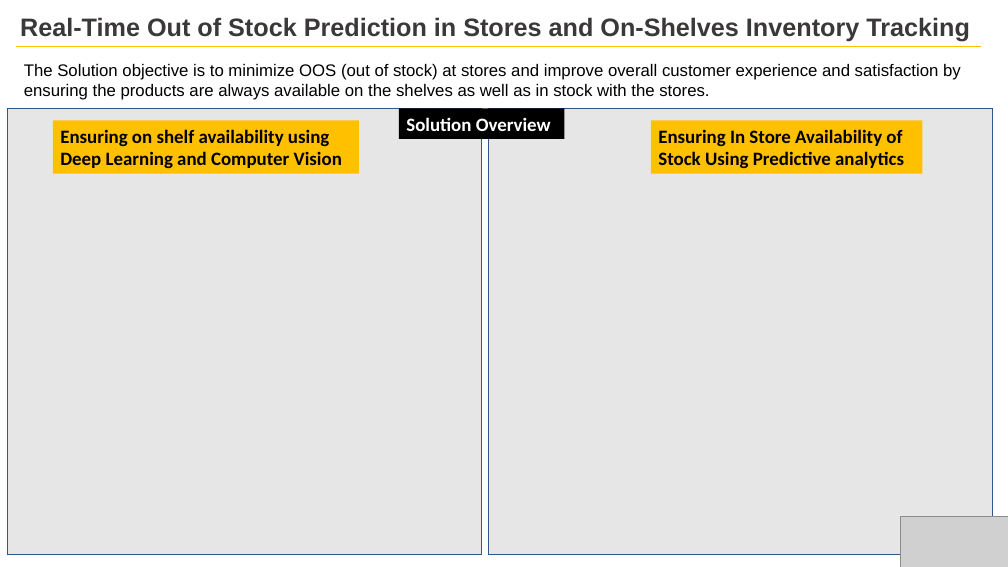
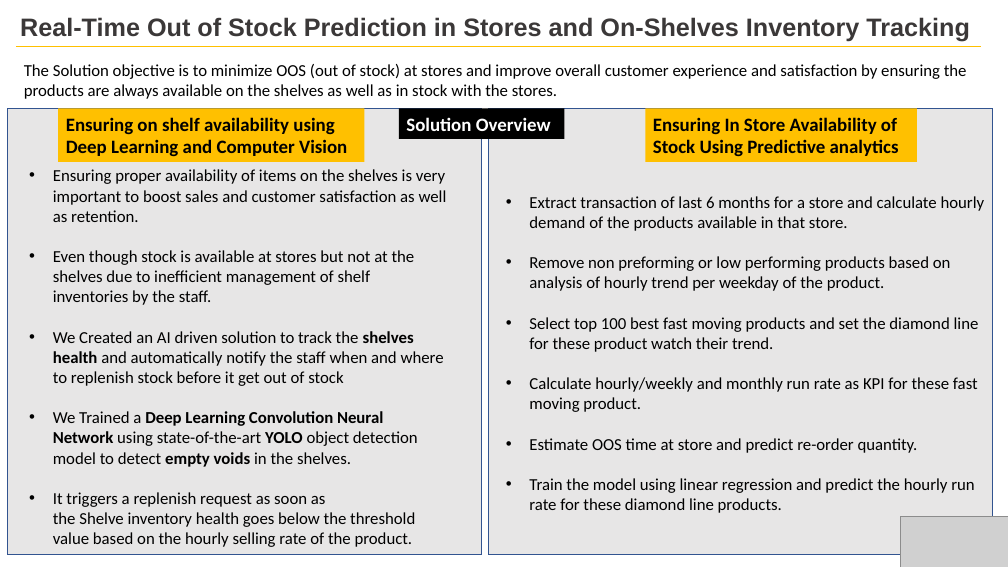
Before and after one commit to ankitnamdeo34/hackerearth_p-g, a slide deck: slide 1 of real_time_shelf_tracking/void_detect/P_n_G.pptx. Drawn at 1008x567 pixels with LibreOffice and Linux fonts; fonts in the diff are those of the drawing; grey boxes stand for pictures. Boxes give left, top, right and bottom in pixels: in the first picture for what was removed or moved away, otherwise in the second. Text is boxed around its words. In the diff, an @@ line names an element or a change of style, - is before the commit and + after.

Commit message:
ppt updated

```diff
--- a/real_time_shelf_tracking/void_detect/P_n_G.pptx
+++ b/real_time_shelf_tracking/void_detect/P_n_G.pptx
@@ text "The Solution objective is to ..." at (x1=24, y1=64, x2=967, y2=99): font Arial to Calibri @@
@@ rectangle "Ensuring on shelf availability using ..." moved from (x1=53, y1=120, x2=359, y2=174) to (x1=58, y1=108, x2=364, y2=162) @@
@@ rectangle "Ensuring In Store Availability of ..." moved from (x1=651, y1=120, x2=923, y2=174) to (x1=646, y1=108, x2=917, y2=162) @@
@@ text added at (x1=53, y1=169, x2=447, y2=547), 16 pt, text #000000 @@
+• Ensuring proper availability of items on the shelves is very important to boost sales and customer satisfaction as well as retention.
+• Even though stock is available at stores but not at the shelves due to inefficient management of shelf inventories by the staff.
+• We Created an AI driven solution to track the shelves health and automatically notify the staff when and where to replenish stock before it get out of stock
+• We Trained a Deep Learning Convolution Neural Network using state-of-the-art YOLO object detection model to detect empty voids in the shelves.
+• It triggers a replenish request as soon as the Shelve inventory health goes below the threshold value based on the hourly selling rate of the product.
@@ text added at (x1=529, y1=196, x2=985, y2=513), 16 pt, text #000000 @@
+• Extract transaction of last 6 months for a store and calculate hourly demand of the products available in that store.
+• Remove non preforming or low performing products based on analysis of hourly trend per weekday of the product.
+• Select top 100 best fast moving products and set the diamond line for these product watch their trend.
+• Calculate hourly/weekly and monthly run rate as KPI for these fast moving product.
+• Estimate OOS time at store and predict re-order quantity.
+• Train the model using linear regression and predict the hourly run rate for these diamond line products.
```
Also in this commit, not shown: 2 other slides changed, 2 slides added, 1 slide removed.
